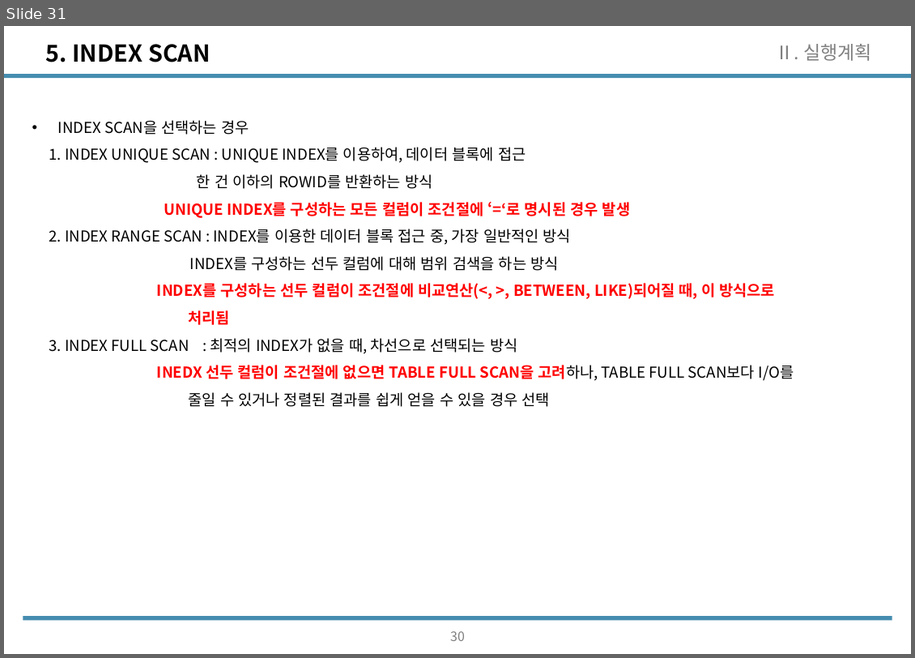
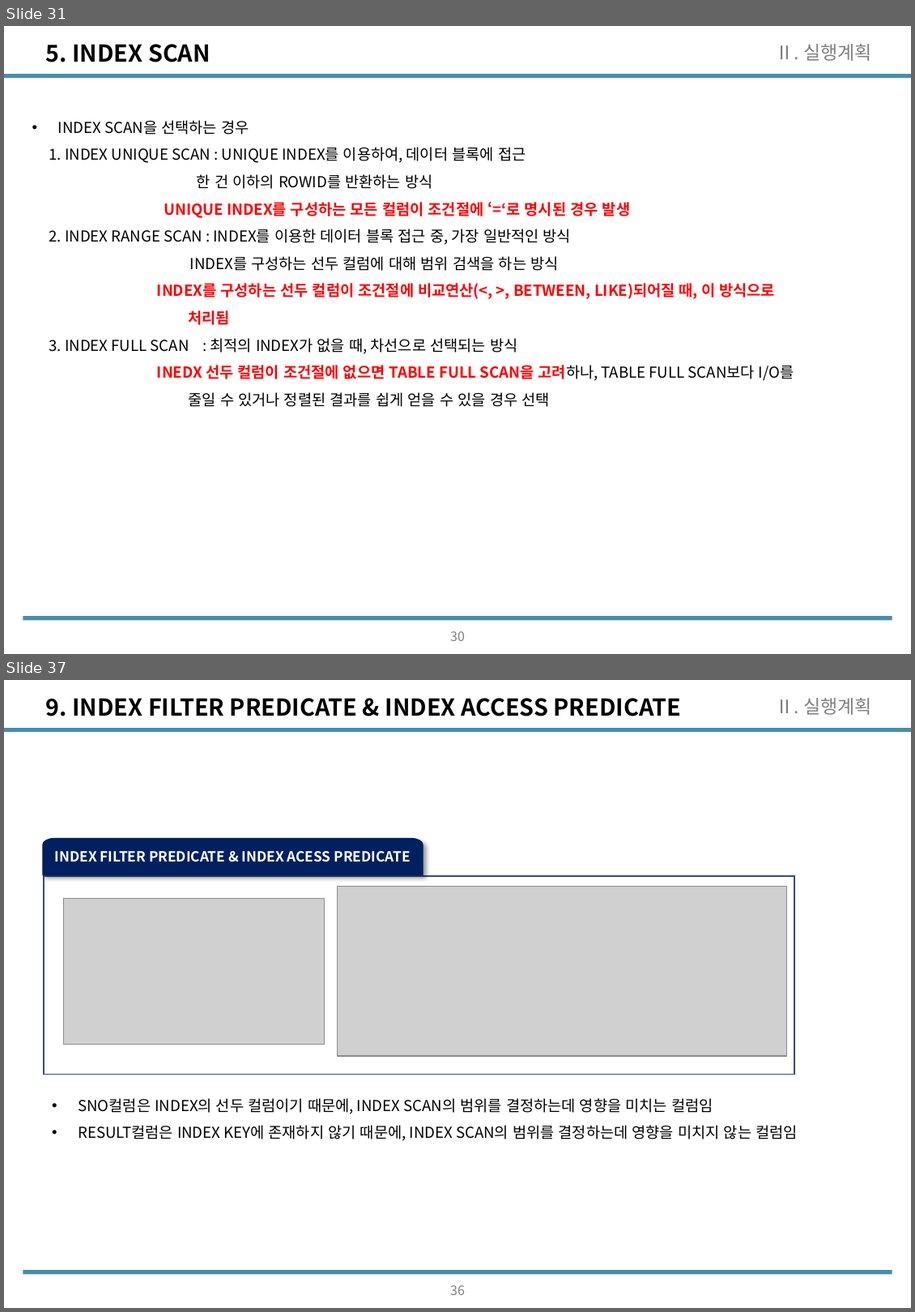
Before and after one commit to wooseok1152/SQL, a slide deck: SQL_seminar/SQL중상급활용_CH2.pptx. Shown one above the other, each under a label of ours: slide 31 before the commit, slides 31 and 37 after it; the slides between them are not shown. The pictures are 915x658 and 915x1312 pixels, drawn with LibreOffice and Linux fonts; fonts in the diff are those of the drawing; grey boxes stand for pictures. Boxes give left, top, right and bottom in pixels: in the first picture for what was removed or moved away, otherwise in the second. Text is boxed around its words. In the diff, an @@ line names an element or a change of style, - is before the commit and + after.

```diff
--- a/SQL_seminar/SQL중상급활용_CH2.pptx
+++ b/SQL_seminar/SQL중상급활용_CH2.pptx
@@ slide 37 added at (x1=4, y1=680, x2=911, y2=1308), background #FFFFFF; not listed: 2 template elements that a slide beside it also shows @@
@@ title added at (x1=45, y1=698, x2=681, y2=716), 20 pt, text #000000, bold @@
+9. INDEX FILTER PREDICATE & INDEX ACCESS PREDICATE
@@ text added at (x1=776, y1=698, x2=872, y2=715), 16 pt, text #808080 @@
+Ⅱ. 실행계획
@@ group added at (x1=43, y1=838, x2=795, y2=1074): 2 pictures, 1 rectangle, 1 freeform shape @@
+INDEX FILTER PREDICATE & INDEX ACESS PREDICATE
@@ text added at (x1=78, y1=1098, x2=797, y2=1141), 13 pt, text #000000 @@
+• SNO컬럼은 INDEX의 선두 컬럼이기 때문에, INDEX SCAN의 범위를 결정하는데 영향을 미치는 컬럼임
+• RESULT컬럼은 INDEX KEY에 존재하지 않기 때문에, INDEX SCAN의 범위를 결정하는데 영향을 미치지 않는 컬럼임
@@ page number added at (x1=450, y1=1285, x2=465, y2=1295), 11.1 pt, text #808080 @@
+36
```
Also in this commit, not shown: 5 slides changed, 10 other slides added, 1 other file.
